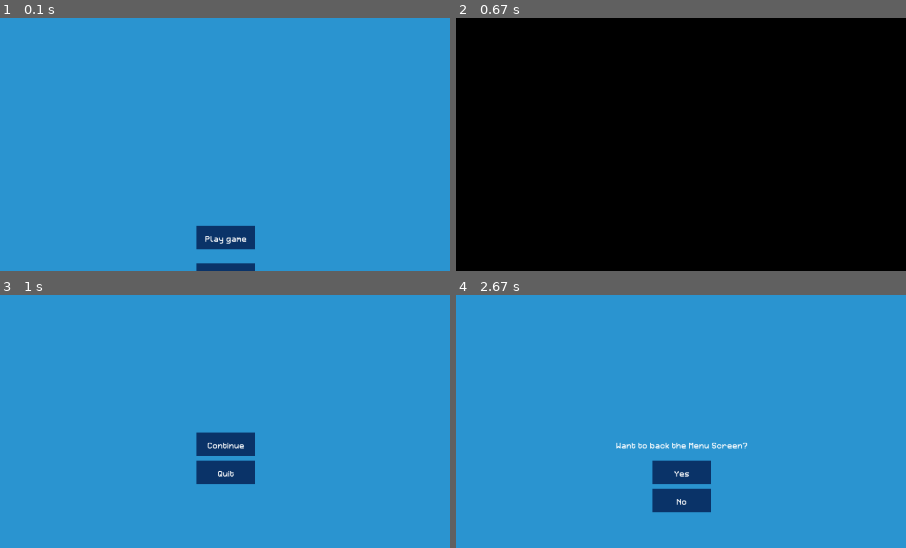
Above: before the commit, frames 1-4 (two rows, left to right).
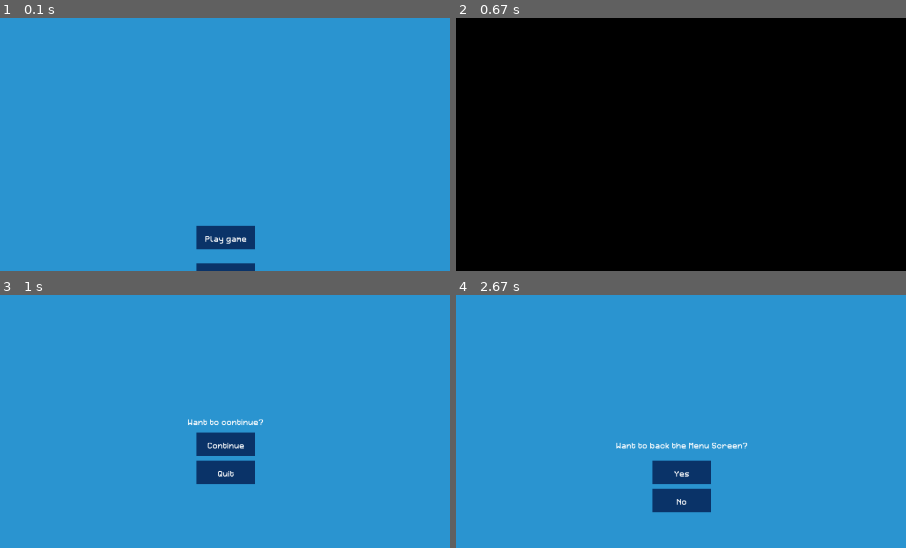
Above: after the commit, the same moments.

Repository: User12694/Animoney_Racetrack
Game: pygame game, started from main/menuScreen-other.py
Same seed, same stepped clock (60 frames per second), same inputs: the game is played once before the commit and once after it.
Inputs (mouse positions are % of the whole screen's width and height, from its top left):
- Up to frame 1 (0.1 s): no input
- Up to frame 2 (0.67 s): press the mouse at (47, 44) at 0.37 s; move the mouse to (33, 59) at 0.47 s; release the mouse at (19, 74) at 0.6 s
- Up to frame 3 (1 s): tap Space at 0.67 s
- Up to frame 4 (2.67 s): press the mouse at (47, 36) at 1.03 s; move the mouse to (54, 41) at 1.13 s; release the mouse at (62, 47) at 1.27 s; press the mouse at (47, 41) at 1.37 s; move the mouse to (61, 41) at 1.47 s; release the mouse at (76, 41) at 1.6 s; click "Continue" at 1.72 s; tap Space at 2 s; press the mouse at (47, 36) at 2.37 s; move the mouse to (36, 61) at 2.47 s; release the mouse at (26, 88) at 2.6 s
The pictures show only the part of the screen within x 22-72%, y 1-51%; the shares and areas given below are measured in that part.

Frames 1-2 are identical in both runs. In frame 3, 0.2% of the frame differs, in the area x 41-59%, y 49-52%; in frame 4, nothing differs.

Commit message:
vài cái comment được thêm vào

Diff:
--- a/main/menuScreen-other.py
+++ b/main/menuScreen-other.py
@@ -14,6 +14,7 @@
 VOLUME_INDEX = 4
 global present_volume
 present_volume = VOLUME[VOLUME_INDEX]
+global menu_track
 #Quy định màu mặc định cho nút
 button_color = (12, 53, 106)
 #Quy định các đối tượng dùng để tạo nút bấm cho menu
@@ -69,12 +70,10 @@
         if event.type == pygame.KEYDOWN:
             self.count = self.count + 1
 #Minh họa cho class chính. Có thể thay thế bằng bất kì đối tượng hay chương trình nào
-#
 class MainloopClass:
     def __init__(self):
         self.active = True
         self.x_position = 20
-
 
     def draw(self, screen):
         pygame.draw.line(screen, (255, 0, 0), (self.x_position, 20), (self.x_position, 1060), 5)
@@ -148,12 +147,16 @@
         self.minusVol_button = Button(805,480,50,50,'-') #Các nút +, - để tăng giảm âm lượng
         self.plusVol_button = Button(935,480,50,50,'+')
         self.display_volume_label = Label((805 + 935) / 2,480,50,50, f"{present_volume * 100}") # Trường hiển thị âm lượng hiện tại
-        self.color = (73, 73, 73)
+
         self.isMute = False #Các biến khai báo. Ở đây là biến xác định xem có đang tắt âm hay không
         #Các khai báo cho xác định âm lượng của âm thanh
         self.volume_list = VOLUME
         self.volume = present_volume
         self.previous_volume = self.volume
+        #Các khai báo cho màu
+        self.color = (12, 53, 106)
+        self.highlighted_color = (240, 178, 39)
+        self.muted_color = (179,19,18)
     #Hàm vẽ các đối tượng trên màn hình
     def draw(self, screen):
         #Vẽ lớp phủ hình chữ nhật kích thước bằng kích thước cửa sổ hiện hành
@@ -200,39 +203,50 @@
             # Hàm kiểm tra xem nút Mute có được nhấn hay không:
             if self.mute_button.isOver(pos):
                 if self.isMute == False:
-                    self.isMute = True
+                    self.isMute = True #Trả về True cho isMute rồi thực hiện lệnh setvolume về 0
                     if self.isMute:
                         self.mute_button.text = 'Muted'
+                        self.mute_button.color = self.muted_color
                         self.volume = present_volume #Lưu trữ giá trị âm lượng
                         present_volume = 0
+                        self.display_volume_label.text = "0" #Đưa giá trị âm lượng về 0
                         pygame.mixer.music.set_volume(present_volume)
+                #Kiểm tra xem liệu có nhấn lại nút tắt âm hay nhấn nút cộng trừ hay không
                 elif self.isMute == True:
                     self.isMute = False
                     if not self.isMute:
                         self.mute_button.text = 'Mute'
+                        self.mute_button.color = self.color
                         present_volume=self.volume  # Khôi phục giá trị âm lượng
+                        self.display_volume_label.text = f'{present_volume * 100}' #Khôi phục giá trị hiển thị âm lượng hiện tại
                         pygame.mixer.music.set_volume(present_volume)
         # Kiểm tra xem có đang rê chuột trên nút hay không
         if event.type == pygame.MOUSEMOTION:
             #Cấu trúc chung của nhóm này là khi phát hiện con trở nằm trên thuộc tính nút, nút sẽ đổi sang màu vàng, ngược lại thì giữ nguyên
             if self.esc_button.isOver(pos):
-                self.esc_button.color = (240, 178, 39)
-            else:
-                self.esc_button.color = (12, 53, 106)
+                self.esc_button.color = self.highlighted_color
+            else:
+                self.esc_button.color = self.color
             if self.mute_button.isOver(pos):
-                self.mute_button.color = (240, 178, 39)
-            else:
-                self.mute_button.color = (12, 53, 106)
-        return self
-
+                self.mute_button.color = self.highlighted_color
+            else:
+                if self.mute_button.text == "Muted":
+                    self.mute_button.color = self.muted_color
+                elif self.mute_button.text == "Mute":
+                    self.mute_button.color = self.color
+        return self
+#Quy định đối tượng màn hình cài đặt kích thước cửa sổ
 class WindowModeSettingClass:
     def __init__(self):
-        self.label1 = Label(835, 300, 125, 50, 'Window Mode')
-        self.button1 = Button(835, 360, 125, 50, 'Window')
-        self.label2 = Label(835, 420, 125, 50, 'Screen Ratio')
-        self.button2 = Button(835, 480, 125, 50, '1920x1080')
-        self.esc_button = Button(235,150,60,50,'Back')
-
+        #Khởi tạo các thuộc tính
+        self.label1 = Label(835, 300, 125, 50, 'Window Mode') # Dòng chữ "Window Mode"
+        self.button1 = Button(835, 360, 125, 50, 'Window') # Nút để chỉnh chế độ cửa sổ, mặc định có text "Window"
+        self.label2 = Label(835, 420, 125, 50, 'Screen Ratio') # Dòng chữ "Screen Ratio"
+        self.button2 = Button(835, 480, 125, 50, '1920x1080') # Nút chuyển kích thước cửa sổ. Mặc định là 1920x1080
+        self.esc_button = Button(235,150,60,50,'Back') # Nút quay về
+        self.color = (12, 53, 106)
+        self.highlighted_color = (240, 178, 39)
+    #Vẽ các thuộc tính lên bề mặt
     def draw(self, screen):
         pygame.draw.rect(screen,(44,150,210),pygame.Rect(0,0,1920,1080))
         self.label1.draw(screen)
@@ -240,10 +254,13 @@
         self.label2.draw(screen)
         self.button2.draw(screen)
         self.esc_button.draw(screen)
-
-    def update(self, event):
-        pos = pygame.mouse.get_pos()
-        if event.type == pygame.MOUSEBUTTONDOWN:
+    #Cập nhật trạng thái cho các thuộc tính
+    def update(self, event):
+        #Lấy vị trí đầu con trỏ chuột
+        pos = pygame.mouse.get_pos()
+        #Kiểm tra xem có nhấn chuột không
+        if event.type == pygame.MOUSEBUTTONDOWN:
+            #Hàm isOver kiểm tra xem con trỏ chuột có đè lên các thuộc tính Button trong khi đang nhấn nút chuột trái hay không
             if self.button1.isOver(pos):
                 # Thêm mã để thay đổi chế độ cửa sổ tại đây
                 pass
@@ -251,35 +268,40 @@
                 # Thêm mã để thay đổi tỷ lệ màn hình tại đây
                 pass
             if self.esc_button.isOver(pos):
-                return SettingClass()
-        if event.type == pygame.MOUSEMOTION:
+                return SettingClass() #Trả về màn hình cài đặt
+        # Kiểm tra xem có đang rê chuột trên nút hay không
+        if event.type == pygame.MOUSEMOTION:
+            #Hàm isOver kiểm tra xem con trỏ chuột có đè lên các thuộc tính Button trong khi đang nhấn nút chuột trái hay không
+            # Điểm chung của các thuộc tính ở đây là: Nếu được rê chuột lên thì chuyển thành màu vàng, không thì trả về màu hiện tại
             if self.button1.isOver(pos):
-                self.button1.color = (240, 178, 39)
-            else:
-                self.button1.color = (12, 53, 106)
+                self.button1.color =  self.highlighted_color
+            else:
+                self.button1.color = self.color
             if self.button2.isOver(pos):
-                self.button2.color = (240, 178, 39)
-            else:
-                self.button2.color = (12, 53, 106)
+                self.button2.color = self.highlighted_color
+            else:
+                self.button2.color = self.color
             if self.esc_button.isOver(pos):
-                self.esc_button.color = (240, 178, 39)
-            else:
-                self.esc_button.color = (12, 53, 106)
-        return self
-
+                self.esc_button.color = self.highlighted_color
+            else:
+                self.esc_button.color = self.color
+        return self
+# Lớp menu chính
 class MenuClass:
-    def __init__(self):
-        self.playButton = Button(835, 450, 125, 50, 'Play game')
-        self.settingsButton = Button(835, 530, 125, 50, 'Settings')
-        self.quitButton = Button(835, 610, 125, 50, 'Quit')
-
-    def draw(self, screen):
-
+    #Khởi tạo các thuộc tính
+    def __init__(self):
+        self.playButton = Button(835, 450, 125, 50, 'Play game') # Nút có dòng chữ "Play game"
+        self.settingsButton = Button(835, 530, 125, 50, 'Settings') # Nút có dòng chữ "Settings"
+        self.quitButton = Button(835, 610, 125, 50, 'Quit') # Nút có dòng chữ "Quit"
+        self.color = (12, 53, 106)
+        self.highlighted_color = (240, 178, 39)
+    #Vẽ các thuộc tính lên màn hình
+    def draw(self, screen):
         pygame.draw.rect(screen,(44,150,210),pygame.Rect(0,0,1920,1080))
         self.playButton.draw(screen)
         self.settingsButton.draw(screen)
         self.quitButton.draw(screen)
-
+    # Cập nhật các trạng thái của thuộc tính
     def update(self, event):
         pos = pygame.mouse.get_pos()
         if event.type == pygame.MOUSEBUTTONDOWN:
@@ -292,25 +314,29 @@
                 sys.exit()
         if event.type == pygame.MOUSEMOTION:
             if self.playButton.isOver(pos):
-                self.playButton.color = (240, 178, 39)
-            else:
-                self.playButton.color = (12, 53, 106)
+                self.playButton.color = self.highlighted_color
+            else:
+                self.playButton.color = self.color
             if self.settingsButton.isOver(pos):
-                self.settingsButton.color = (240, 178, 39)
-            else:
-                self.settingsButton.color = (12, 53, 106)
+                self.settingsButton.color = self.highlighted_color
+            else:
+                self.settingsButton.color = self.color
             if self.quitButton.isOver(pos):
-                self.quitButton.color = (240, 178, 39)
-            else:
-                self.quitButton.color = (12, 53, 106)
+                self.quitButton.color = self.highlighted_color
+            else:
+                self.quitButton.color = self.color
         return self
 class PauseClass:
     def __init__(self):
+        self.continueLabel = Label(835, 250, 125, 50, 'Want to continue?')
         self.continueButton = Button(835, 300, 125, 50, 'Continue')
         self.quitButton = Button(835, 360, 125, 50, 'Quit')
+        self.color = (12, 53, 106)
+        self.highlighted_color = (240, 178, 39)
 
     def draw(self, screen):
         pygame.draw.rect(screen,(44,150,210),pygame.Rect(0,0,1920,1080))
+        self.continueLabel.draw(screen)
         self.continueButton.draw(screen)
         self.quitButton.draw(screen)
 
@@ -323,13 +349,13 @@
                 return QuitConfirmClass()
         if event.type == pygame.MOUSEMOTION:
             if self.continueButton.isOver(pos):
-                self.continueButton.color = (240, 178, 39)
-            else:
-                self.continueButton.color = (12, 53, 106)
+                self.continueButton.color = self.highlighted_color
+            else:
+                self.continueButton.color = self.color
             if self.quitButton.isOver(pos):
-                self.quitButton.color = (240, 178, 39)
-            else:
-                self.quitButton.color = (12, 53, 106)
+                self.quitButton.color = self.highlighted_color
+            else:
+                self.quitButton.color = self.color
         return self
 
 class QuitConfirmClass:
@@ -337,6 +363,8 @@
         self.label = Label(835, 300, 125, 50, 'Want to back the Menu Screen?')
         self.yesButton = Button(835, 360, 125, 50, 'Yes')
         self.noButton = Button(835, 420, 125, 50, 'No')
+        self.color = (12, 53, 106)
+        self.highlighted_color = (240, 178, 39)
 
     def draw(self, screen):
         pygame.draw.rect(screen,(44,150,210),pygame.Rect(0,0,1920,1080))
@@ -353,66 +381,39 @@
                 return PauseClass()
         if event.type == pygame.MOUSEMOTION:
             if self.yesButton.isOver(pos):
-                self.yesButton.color = (240, 178, 39)
-            else:
-                self.yesButton.color = (12, 53, 106)
+                self.yesButton.color = self.highlighted_color
+            else:
+                self.yesButton.color = self.color
             if self.noButton.isOver(pos):
-                self.noButton.color = (240, 178, 39)
-            else:
-                self.noButton.color = (12, 53, 106)
-        return self
-
-class VolumeSlider:
-    def __init__(self, x, y, width, height):
-        self.rect = pygame.Rect(x, y, width, height)
-        self.color = (73, 73, 73)
-        self.slider_rect = pygame.Rect(x, y, width // 10, height)
-        self.slider_color = (189, 189, 189)
-        self.dragging = False
-        self.volume = 0.5
-
-    def draw(self, screen):
-        pygame.draw.rect(screen, self.color, self.rect)
-        pygame.draw.rect(screen, self.slider_color, self.slider_rect)
-
-    def update(self, event):
-        pos = pygame.mouse.get_pos()
-        if event.type == pygame.MOUSEBUTTONDOWN:
-            if self.slider_rect.collidepoint(event.pos):
-                self.dragging = True
-        elif event.type == pygame.MOUSEBUTTONUP:
-            self.dragging = False
-        if event.type == pygame.MOUSEMOTION:
-            if self.dragging:
-                x, _ = event.pos
-                x = min(max(x, self.rect.left), self.rect.right - self.slider_rect.width) #Chỉ trả về giá trị quan trọng là x, giá trị biến còn lại không quan tâm
-                self.slider_rect.x = x
-                self.volume = (x - self.rect.left) / (self.rect.width - self.slider_rect.width)
-                pygame.mixer.music.set_volume(self.volume)
+                self.noButton.color = self.highlighted_color
+            else:
+                self.noButton.color = self.color
+        return self
 
 def main(): #Hàm chính của vòng lặp
     #Khởi tạo pygame và pygame.mixer để chạy vòng lặp với tạo mixer cho nhạc
     pygame.init()
     pygame.mixer.init()
-    menu_track = pygame.mixer.music.load(my_sound)
-    pygame.mixer.music.play()
-    pygame.mixer.music.set_volume(VOLUME[VOLUME_INDEX])
-    screen = pygame.display.set_mode((1920, 1080))
-    clock = pygame.time.Clock()
+    menu_track = pygame.mixer.music.load(my_sound) #Load nhạc
+    pygame.mixer.music.play() #Lên nhạc
+    pygame.mixer.music.set_volume(VOLUME[VOLUME_INDEX]) #Đặt âm lượng mặc định
+    screen = pygame.display.set_mode((1920, 1080)) #Đặt cửa sổ mặc định
+    clock = pygame.time.Clock() #Đặt đồng hồ
+    #Lớp phủ xuất hiện đầu tiên chính là màn hình cài đặt
     current_class = MenuClass()
-
-    while True:
-        for event in pygame.event.get():
-            if event.type == pygame.QUIT:
-                pygame.quit()
-                sys.exit()
-            current_class = current_class.update(event)
-
-        screen.fill((0, 0, 0))
-        current_class.draw(screen)
-
-        pygame.display.flip()
-        clock.tick(60)
+#Vòng lặp chính
+    while True:  # Vòng lặp vô hạn, chương trình sẽ chạy cho đến khi có sự kiện thoát
+        for event in pygame.event.get():  # Duyệt qua tất cả sự kiện đang chờ xử lý trong hàng đợi sự kiện của Pygame
+            if event.type == pygame.QUIT:  # Nếu sự kiện là loại thoát (như nhấn nút đóng cửa sổ)
+                pygame.quit()  # Thoát khỏi Pygame
+                sys.exit()  # Thoát khỏi chương trình
+            current_class = current_class.update(event)  # Cập nhật trạng thái của đối tượng hiện tại dựa trên sự kiện
+
+        screen.fill((0, 0, 0))  # Điền màn hình với màu đen
+        current_class.draw(screen)  # Vẽ đối tượng hiện tại lên màn hình
+
+        pygame.display.flip()  # Cập nhật toàn bộ cửa sổ
+        clock.tick(60)  # Đảm bảo chương trình chạy không quá 60 khung hình/giây
 
 if __name__ == "__main__":
     main()
